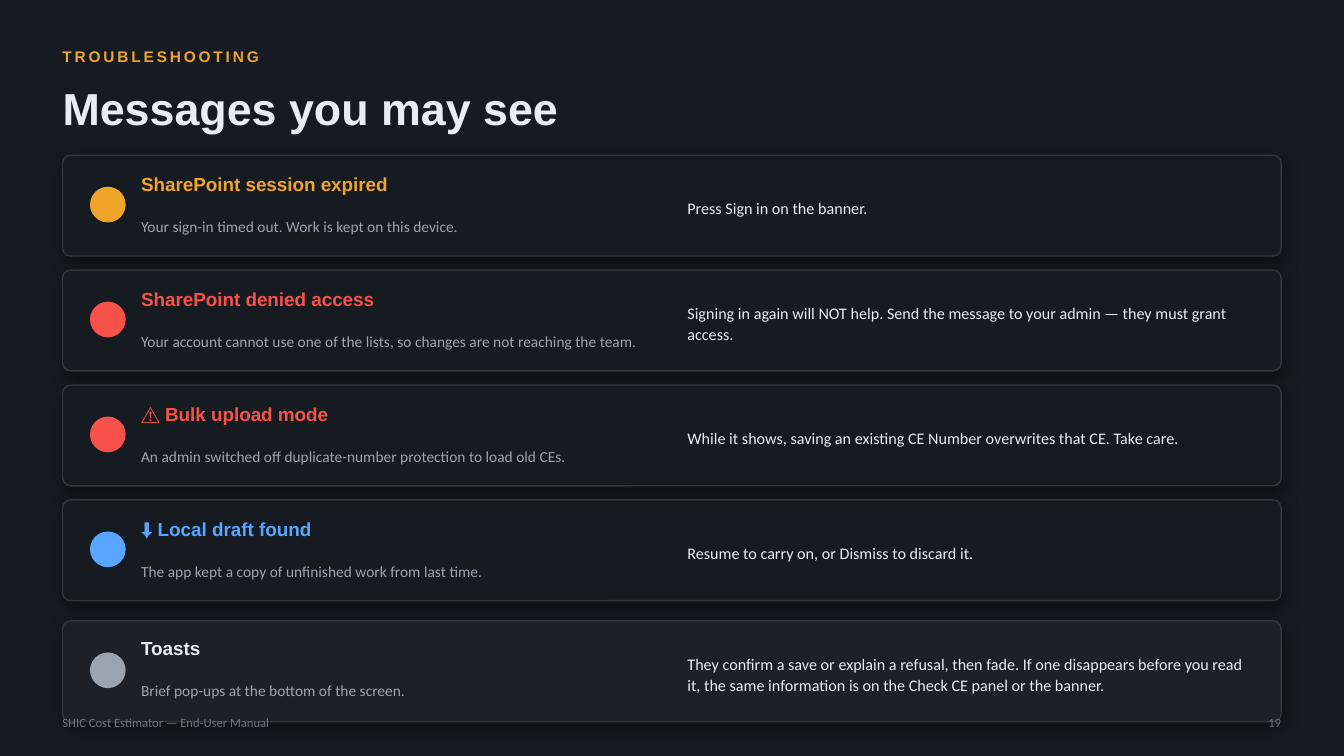
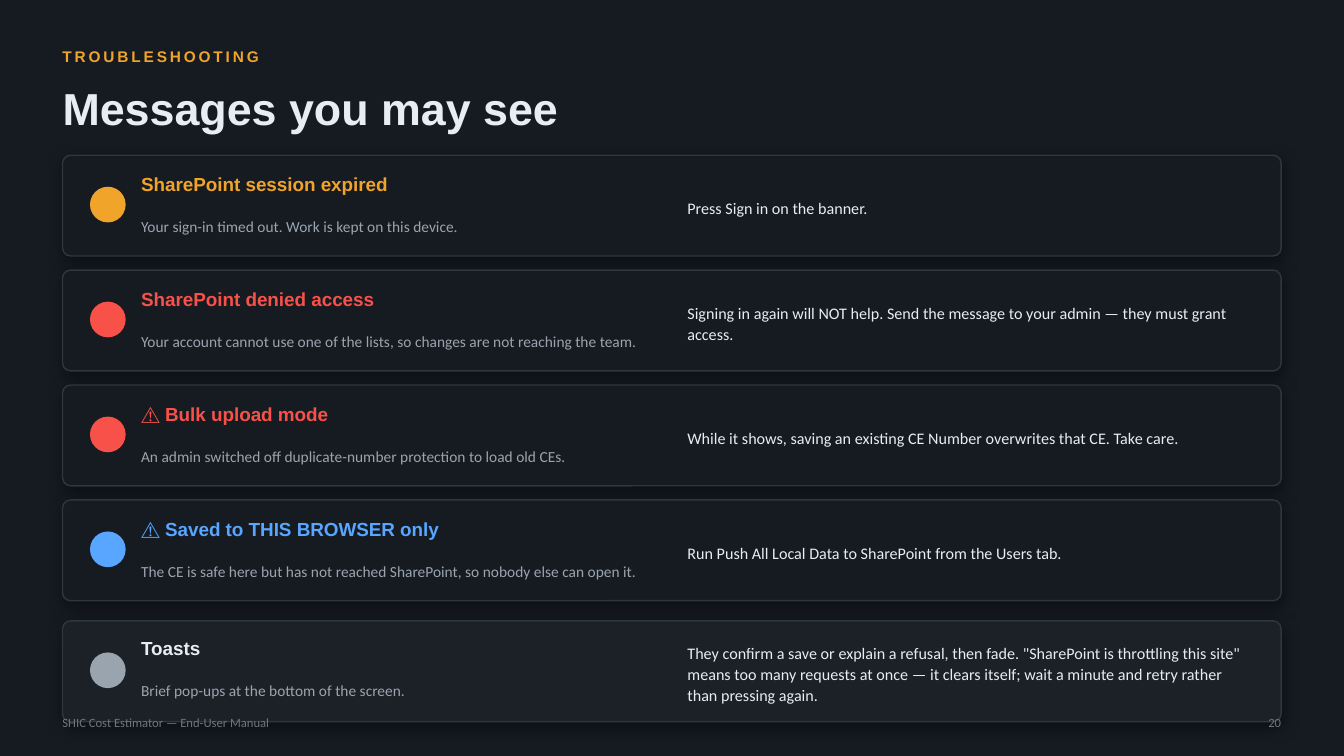
Before and after one commit to SYNERCORE/CostEstimation, a slide deck: slide 20 of docs/SHIC-Cost-Estimator-User-Manual.pptx (slide 19 before the commit). Drawn at 1344x756 pixels with LibreOffice and Linux fonts; fonts in the diff are those of the drawing. Boxes give left, top, right and bottom in pixels: in the first picture for what was removed or moved away, otherwise in the second. Text is boxed around its words. In the diff, an @@ line names an element or a change of style, - is before the commit and + after.

```diff
--- a/docs/SHIC-Cost-Estimator-User-Manual.pptx
+++ b/docs/SHIC-Cost-Estimator-User-Manual.pptx
@@ text at (x1=165, y1=522, x2=439, y2=540): text changed @@
-⬇ Local draft found
+⚠ Saved to THIS BROWSER only
@@ text at (x1=141, y1=566, x2=636, y2=580): text changed @@
-The app kept a copy of unfinished work from last time.
+The CE is safe here but has not reached SharePoint, so nobody else can open it.
@@ text at (x1=687, y1=548, x2=1061, y2=559): text changed @@
-Resume to carry on, or Dismiss to discard it.
+Run Push All Local Data to SharePoint from the Users tab.
@@ text at (x1=687, y1=648, x2=1240, y2=704): text changed @@
-They confirm a save or explain a refusal, then fade. If one disappears before you read it, the same information is on the Check CE panel or the banner.
+They confirm a save or explain a refusal, then fade. "SharePoint is throttling this site" means too many requests at once — it clears itself; wait a minute and retry rather than pressing again.
@@ text at (x1=1268, y1=719, x2=1281, y2=727): text changed @@
-19
+20
```
Also in this commit, not shown: 10 other slides changed, 1 slide added.
